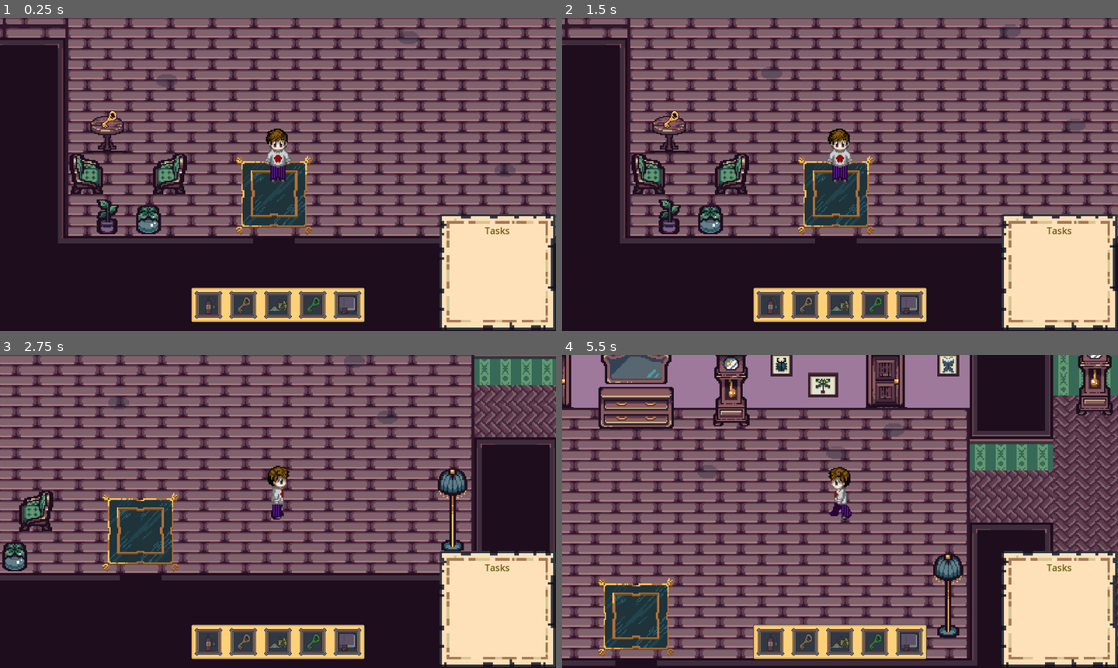
Above: before the commit, frames 1-4 (two rows, left to right).
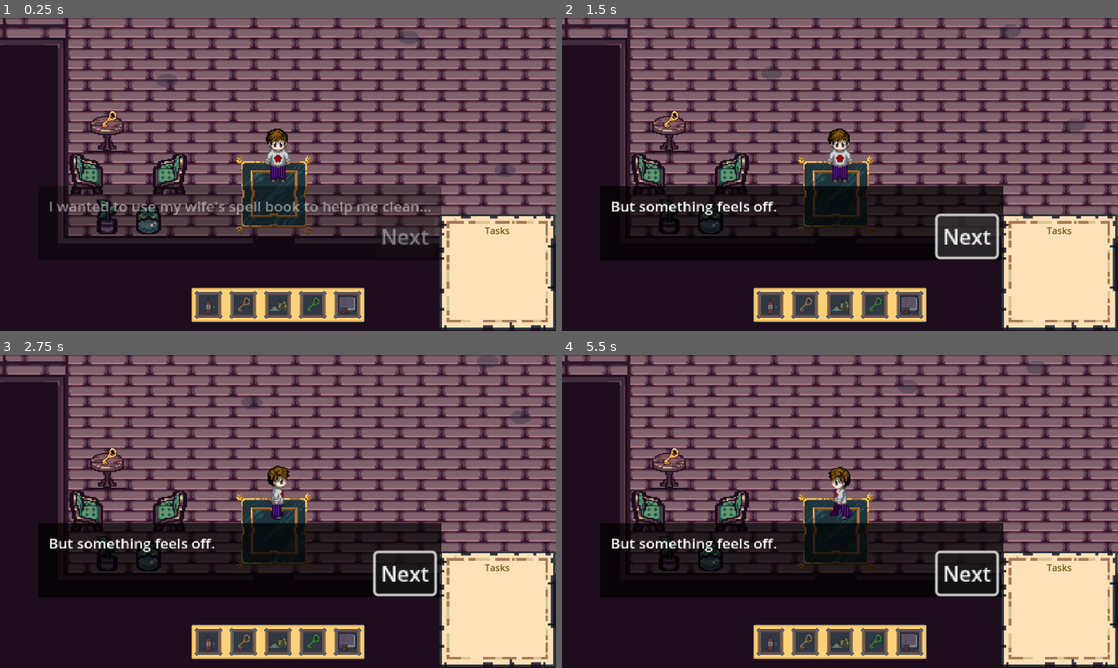
Above: after the commit, the same moments.

Repository: EvanNavel/HauntedSpouse
Game: Godot game, scene res://scenes/House/testing/test_first_floor.tscn
Two runs of this game, one before a commit and one after it. Both use one fixed random seed, a clock stepped at 60 frames per second and the inputs below. This scene is started directly instead of the project's main scene.
Inputs (mouse positions are in pixels of both pictures, inside the frame that each line leads up to):
- Up to frame 1 (0.25 s): no input
- Up to frame 2 (1.5 s): click (967, 237) at 0.5 s, where only the run after the commit has a clickable "Next"; click (967, 237) at 1.25 s, where only the run after the commit has a clickable "Next"
- Up to frame 3 (2.75 s): move the mouse to (400, 495) at 2.02 s; hold D (walk_right) from 2.03 s (still down); tap E (interact) at 2.1 s; click (400, 495) at 2.17 s
- Up to frame 4 (5.5 s): move the mouse to (728, 527) at 2.77 s; release D (walk_right) at 2.78 s; hold S (walk_down) 2.78-3.53 s; tap Tab (task_toggle) at 2.85, 4.35 s; move the mouse to (895, 442) at 3.52 s; hold D (walk_right) 3.53-4.28 s; tap E (interact) at 3.6, 5.1 s; move the mouse to (812, 574) at 4.27 s; hold W (walk_up) 4.28-5.03 s; click (812, 574) at 4.42 s; move the mouse to (1006, 558) at 5.02 s; hold A (walk_left) from 5.03 s (still down)

The runs differ from the first frame. In frame 1, 8.6% of the frame differs, in the area x 9-80%, y 53-73%; in frame 2, 12%; in frame 3, 42%; in frame 4, 71%, in the area x 0-100%, y 0-100%.

Commit message:
intro text and text box logic

Diff:
--- a/hauntedspouse/project.godot
+++ b/hauntedspouse/project.godot
@@ -18,7 +18,6 @@
 [autoload]
 
 InventoryManager="*res://scripts/global/inventory_manager.gd"
-GlobalSettings="*res://global_settings.gd"
 PickupSound="*res://scenes/objects/pickup_sound.tscn"
 
 [display]
--- a/hauntedspouse/scenes/House/testing/test_first_floor.gd
+++ b/hauntedspouse/scenes/House/testing/test_first_floor.gd
@@ -1,8 +1,10 @@
 extends Node
 
+@onready var text_box = $TextBox
 @onready var pause_menu = preload("res://scenes/ui/pause_screen.tscn").instantiate()
 
 func _ready():
+	text_box.show_text(["I wanted to use my wife's spell book to help me clean...", "But something feels off."])
 	add_child(pause_menu)
 	pause_menu.hide()
 
--- a/hauntedspouse/scenes/House/testing/test_first_floor.tscn
+++ b/hauntedspouse/scenes/House/testing/test_first_floor.tscn
@@ -10,6 +10,7 @@
 [ext_resource type="PackedScene" uid="uid://d31egc2sj82um" path="res://scenes/ui/game_screen.tscn" id="7_wa2xf"]
 [ext_resource type="AudioStream" uid="uid://c1kelkpko4u7c" path="res://assets/music/Game Jam Overworld Theme wav.wav" id="8_3x087"]
 [ext_resource type="PackedScene" uid="uid://gc8s3hrwbn8g" path="res://scenes/House/parlor.tscn" id="9_ews1l"]
+[ext_resource type="PackedScene" uid="uid://c2bh8ia6hs2f1" path="res://scenes/ui/textbox.tscn" id="10_asdv0"]
 [ext_resource type="PackedScene" uid="uid://txr366fe71hs" path="res://scenes/kylin.tscn" id="10_fevop"]
 
 [node name="TestFirstFloor" type="Node2D"]
@@ -45,6 +46,9 @@
 
 [node name="GameScreen" parent="." instance=ExtResource("7_wa2xf")]
 
+[node name="TextBox" parent="." node_paths=PackedStringArray("player") instance=ExtResource("10_asdv0")]
+player = NodePath("../Player")
+
 [node name="Parlor" parent="." instance=ExtResource("9_ews1l")]
 position = Vector2(488, -103)
 
--- /dev/null
+++ b/hauntedspouse/scenes/ui/textbox.gd
@@ -0,0 +1,41 @@
+extends Control
+@export var player: Player
+
+@onready var label = $Label
+@onready var next_button = $Button
+
+var dialogue_queue = []
+var current_index = 0
+var previous_speed: int
+
+
+func _ready():
+	hide()
+	next_button.pressed.connect(_on_next_pressed)
+	previous_speed = player.speed
+	player.speed = 0
+
+	# show intro message after loading in
+	await get_tree().create_timer(1.0).timeout
+	show_text(["I wanted to use my wife's spell book to help me clean...", "But something feels off."])
+
+func show_text(messages):
+	if messages is String:
+		dialogue_queue = [messages]
+	else:
+		dialogue_queue = messages
+
+	current_index = 0
+	label.text = dialogue_queue[current_index]
+	show()
+	modulate = Color(1,1,1,0)
+	create_tween().tween_property(self, "modulate", Color(1,1,1,1), 0.5)
+
+func _on_next_pressed():
+	current_index += 1
+
+	if current_index < dialogue_queue.size():
+		label.text = dialogue_queue[current_index]
+	else:
+		player.speed = previous_speed
+		hide()
--- /dev/null
+++ b/hauntedspouse/scenes/ui/textbox.tscn
@@ -0,0 +1,37 @@
+[gd_scene load_steps=2 format=3 uid="uid://c2bh8ia6hs2f1"]
+
+[ext_resource type="Script" path="res://scenes/ui/textbox.gd" id="1_3gpbs"]
+
+[node name="Control" type="Control"]
+layout_mode = 3
+anchors_preset = 0
+offset_left = 279.0
+offset_top = 313.0
+offset_right = 319.0
+offset_bottom = 353.0
+script = ExtResource("1_3gpbs")
+
+[node name="ColorRect" type="ColorRect" parent="."]
+layout_mode = 0
+offset_left = -85.0
+offset_top = 55.0
+offset_right = 114.0
+offset_bottom = 95.0
+scale = Vector2(1.55387, 1.41771)
+color = Color(0, 0, 0, 0.717647)
+
+[node name="Label" type="Label" parent="."]
+layout_mode = 0
+offset_left = -77.0
+offset_top = 63.0
+offset_right = -37.0
+offset_bottom = 86.0
+scale = Vector2(0.693963, 0.636132)
+
+[node name="Button" type="Button" parent="."]
+layout_mode = 0
+offset_left = 174.0
+offset_top = 78.0
+offset_right = 219.0
+offset_bottom = 109.0
+text = "Next"
--- a/hauntedspouse/scenes/ui/title_screen.tscn
+++ b/hauntedspouse/scenes/ui/title_screen.tscn
@@ -54,12 +54,11 @@
 offset_bottom = -269.8
 texture = ExtResource("1_dnw6o")
 
-[node name="AudioStreamPlayer2D" type="AudioStreamPlayer2D" parent="."]
-position = Vector2(8, 0)
-
 [node name="Sprite2D" type="Sprite2D" parent="."]
-position = Vector2(296, 200)
-scale = Vector2(1.60376, 1.52609)
+z_index = 1
+position = Vector2(280, 192)
+rotation = 0.0195256
+scale = Vector2(1.73008, 1.79835)
 texture = ExtResource("3_t0qen")
 
 [node name="Sprite2D2" type="Sprite2D" parent="."]
@@ -86,3 +85,6 @@
 scale = Vector2(1.35092, 1.27702)
 texture = ExtResource("8_wqucp")
 script = ExtResource("3_vbsw7")
+
+[node name="AudioStreamPlayer2D" type="AudioStreamPlayer2D" parent="."]
+position = Vector2(8, 0)
Not shown: 1 places in hauntedspouse/scenes/House/testing/test_first_floor.tscn that only renumber resources
